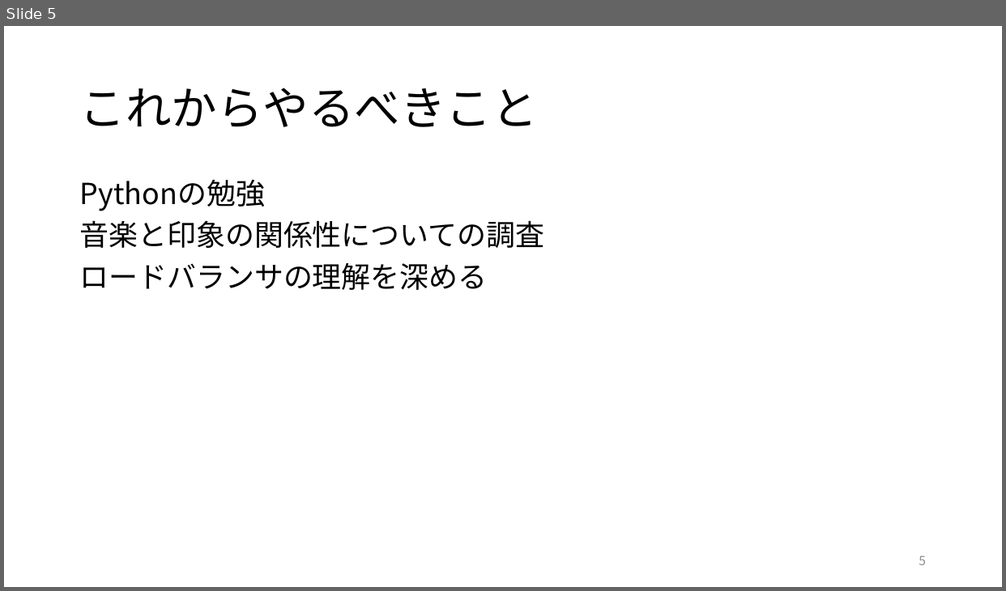
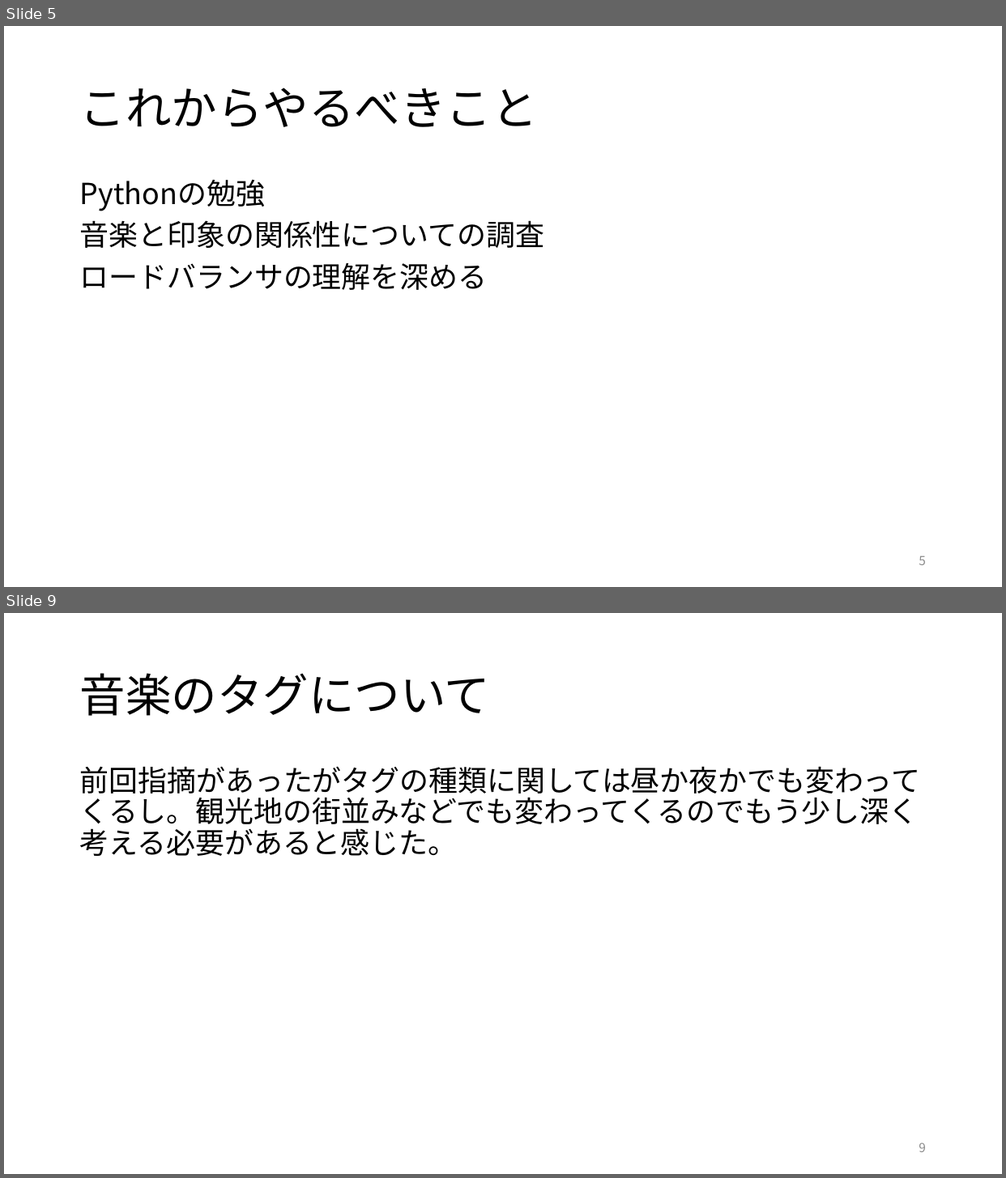
Before and after one commit to kait-takanolab/1821144-yoshii-thesis, a slide deck: 1821144_yoshii_sotsuken.pptx. Shown one above the other, each under a label of ours: slide 5 before the commit, slides 5 and 9 after it; the slides between them are not shown. The pictures are 1006x591 and 1006x1178 pixels, drawn with LibreOffice and Linux fonts; fonts in the diff are those of the drawing. Boxes give left, top, right and bottom in pixels: in the first picture for what was removed or moved away, otherwise in the second. Text is boxed around its words. In the diff, an @@ line names an element or a change of style, - is before the commit and + after.

```diff
--- a/1821144_yoshii_sotsuken.pptx
+++ b/1821144_yoshii_sotsuken.pptx
@@ slide 9 added at <box>4,613,1002,1174</box>, background #FFFFFF @@
@@ title added at <box>80,673,490,716</box>, 44 pt, text #000000 @@
+音楽のタグについて
@@ text added at <box>80,766,920,856</box>, 28 pt, text #000000 @@
+前回指摘があったがタグの種類に関しては昼か夜かでも変わってくるし。観光地の街並みなどでも変わってくるのでもう少し深く考える必要があると感じた。
@@ page number added at <box>918,1143,926,1152</box>, 12 pt, text #8C8C8C @@
+9
```
Also in this commit, not shown: 4 other slides added.
